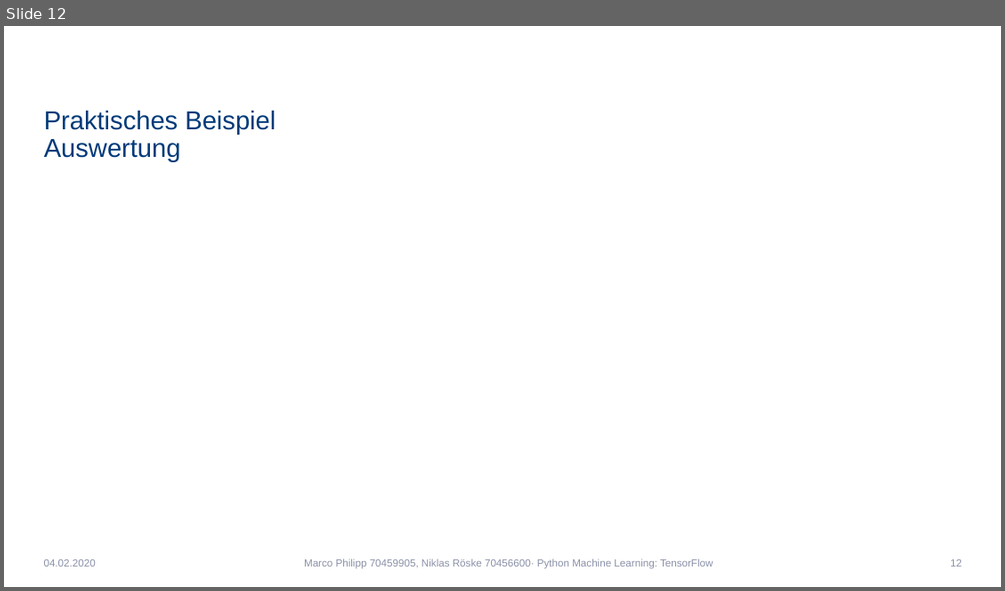
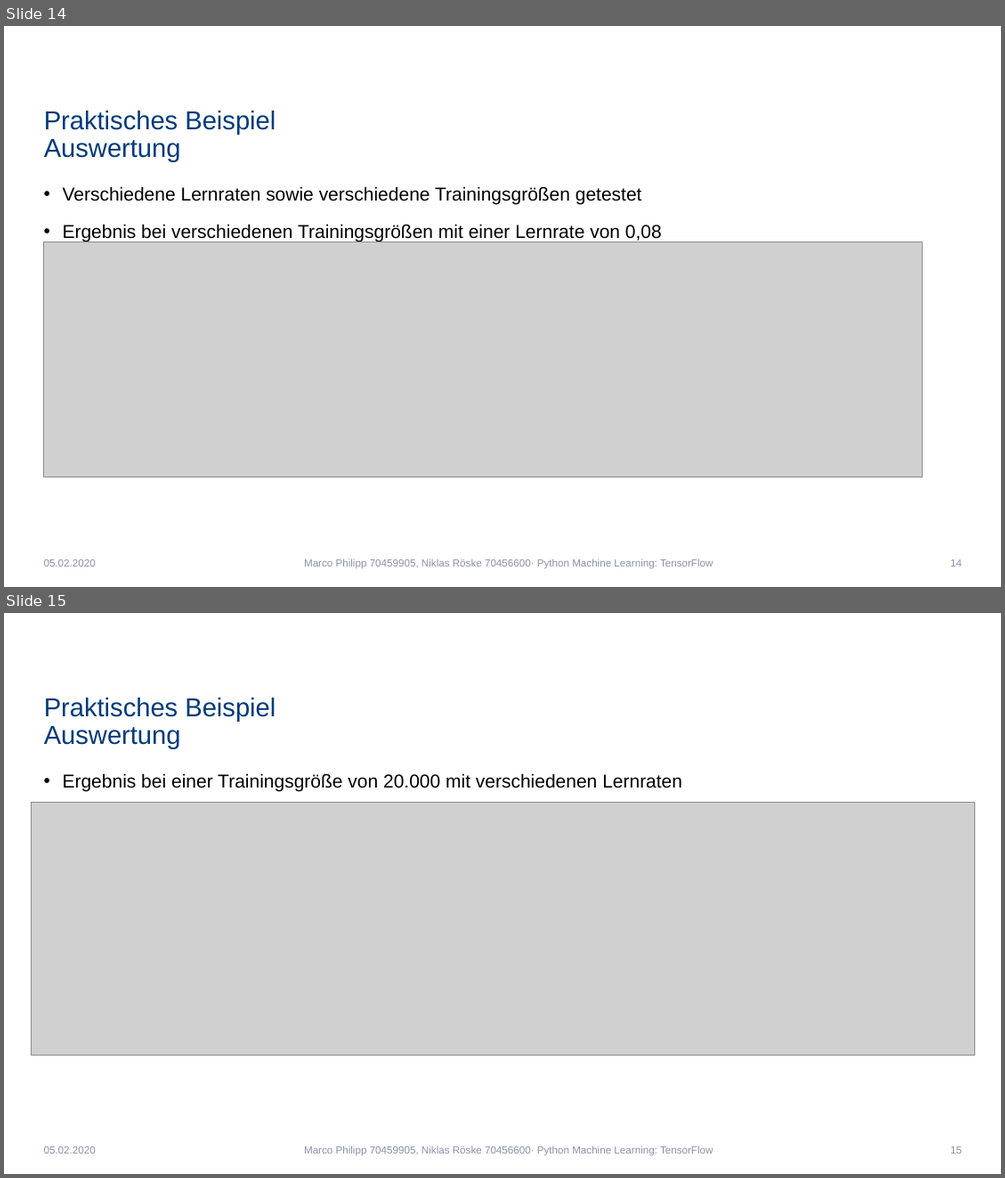
Before and after one commit to Niklas1997Git/Seminar, a slide deck: SeminarPräsentation.pptx. Shown one above the other, each under a label of ours: slide 12 before the commit, slides 14 and 15 after it. The pictures are 1005x591 and 1005x1178 pixels, drawn with LibreOffice and Linux fonts; fonts in the diff are those of the drawing; grey boxes stand for pictures; background and template pictures are left out. Boxes give left, top, right and bottom in pixels: in the first picture for what was removed or moved away, otherwise in the second. Text is boxed around its words. In the diff, an @@ line names an element or a change of style, - is before the commit and + after.

Commit message:
Seminarpräsentation Teil Marco

```diff
--- a/SeminarPräsentation.pptx
+++ b/SeminarPräsentation.pptx
@@ slide 15 added at box(4, 613, 1001, 1174), background #FFFFFF @@
@@ title added at box(44, 698, 275, 749), 25 pt, text #003A79 @@
+Praktisches Beispiel
+Auswertung
@@ text added at box(63, 773, 682, 791), 18 pt, text #000000 @@
+• Ergebnis bei einer Trainingsgröße von 20.000 mit verschiedenen Lernraten
@@ picture added at box(31, 803, 974, 1054) @@
@@ text added at box(44, 1146, 96, 1153), 10 pt, text #8C91A8 @@
+05.02.2020
@@ text added at box(304, 1145, 712, 1155), 10 pt, text #8C91A8 @@
+Marco Philipp 70459905, Niklas Röske 70456600· Python Machine Learning: TensorFlow
@@ page number added at box(950, 1146, 962, 1153), 10 pt, text #8C91A8 @@
+15
@@ what was slide 12 is now slide 14 @@
@@ slide 14 changed as well @@
@@ text added at box(63, 186, 662, 241), 18 pt, text #000000 @@
+• Verschiedene Lernraten sowie verschiedene Trainingsgrößen getestet
+• Ergebnis bei verschiedenen Trainingsgrößen mit einer Lernrate von 0,08
@@ picture added at box(44, 242, 922, 477) @@
@@ text at box(44, 559, 96, 566): text changed @@
-04.02.2020
+05.02.2020
@@ page number at box(950, 559, 962, 566): text changed @@
-12
+14
```
Also in this commit, not shown: 14 other slides changed, 4 other slides added.
